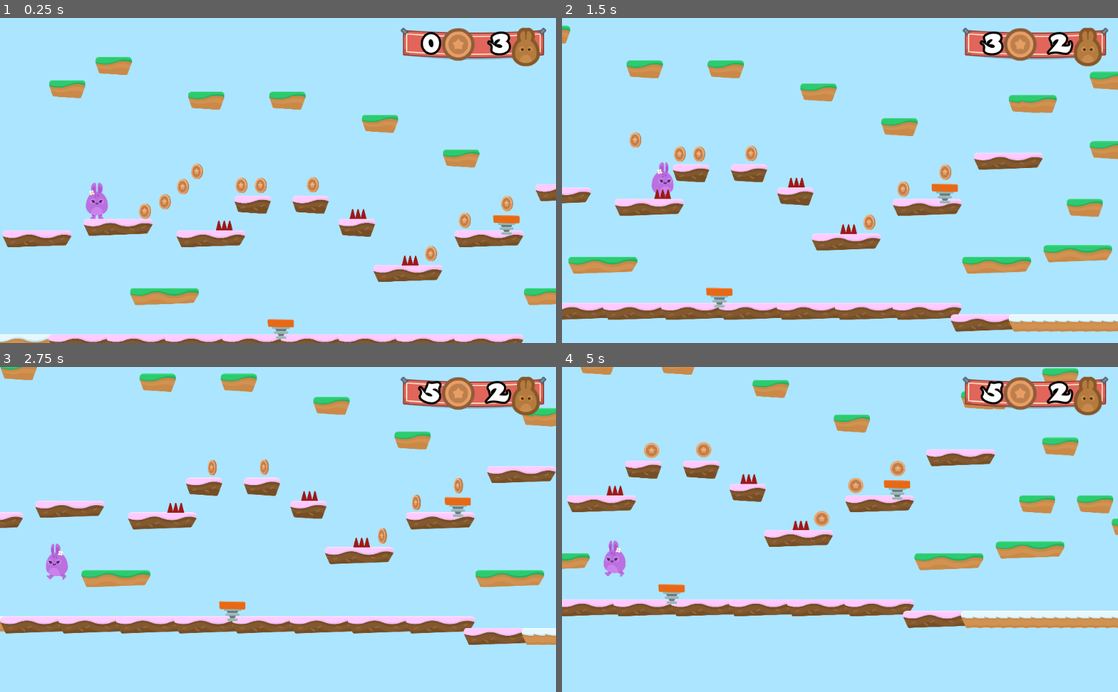
Above: before the commit, frames 1-4 (two rows, left to right).
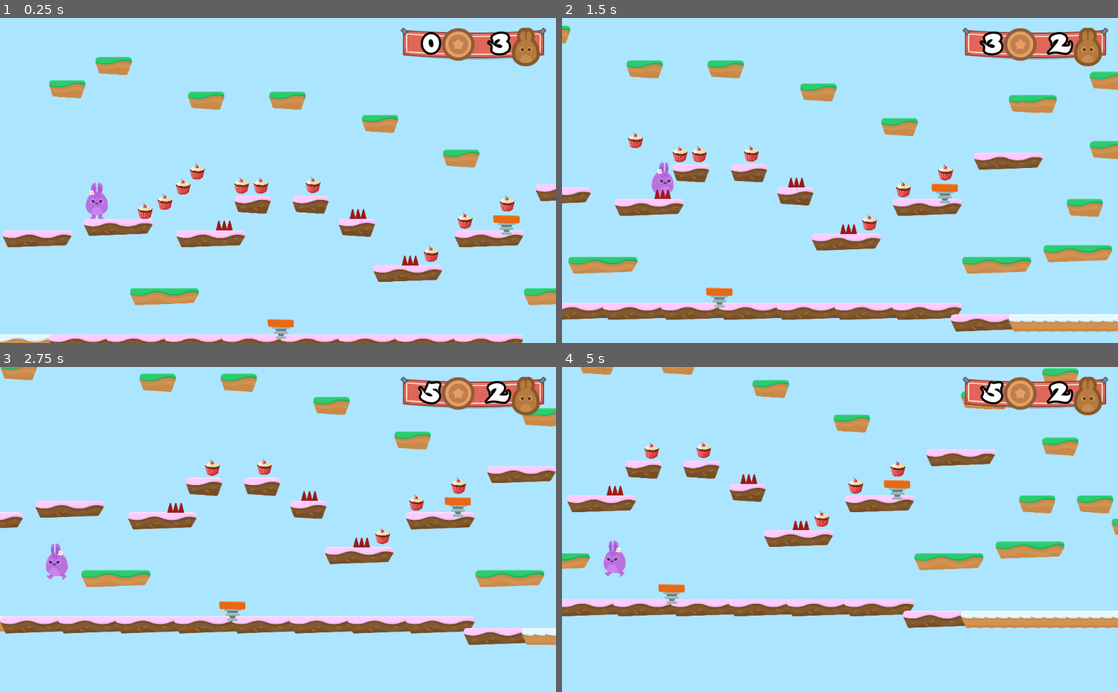
Above: after the commit, the same moments.

Repository: vrudas/hoppy-days
Game: Godot game, scene res://Levels/Level1.tscn
Same seed, same stepped clock (60 frames per second), same inputs: the game is played once before the commit and once after it.
Inputs:
- Up to frame 1 (0.25 s): no input
- Up to frame 2 (1.5 s): hold D (right) from 0.53 s (still down); tap W (jump) at 0.77 s
- Up to frame 3 (2.75 s): tap W (jump) at 1.52 s; release D (right) at 2.03 s; hold A (left) from 2.03 s (still down)
- Up to frame 4 (5 s): release A (left) at 2.78 s; hold D (right) 2.78-4.28 s; tap W (jump) at 3.02, 3.77, 4.52 s; hold A (left) from 4.28 s (still down)

The runs differ from the first frame. In frame 1, 1.0% of the frame differs, in the area x 24-93%, y 44-75%; in frame 2, 0.7%; in frame 3, 0.5%; in frame 4, 0.6%.

Commit message:
Used Cake sprite for Coin item

Diff:
--- a/Items/Coin.tscn
+++ b/Items/Coin.tscn
@@ -1,19 +1,8 @@
-[gd_scene load_steps=10 format=2]
+[gd_scene load_steps=6 format=2]
 
 [ext_resource path="res://SFX/coin_SFX.wav" type="AudioStream" id=1]
-[ext_resource path="res://GFX/Items/bronze_2.png" type="Texture" id=2]
-[ext_resource path="res://GFX/Items/bronze_3.png" type="Texture" id=3]
+[ext_resource path="res://GFX/Items/Coockies/8.png" type="Texture" id=2]
 [ext_resource path="res://Items/Coin.gd" type="Script" id=4]
-[ext_resource path="res://GFX/Items/bronze_4.png" type="Texture" id=5]
-[ext_resource path="res://GFX/Items/bronze_1.png" type="Texture" id=6]
-
-[sub_resource type="SpriteFrames" id=1]
-animations = [ {
-"frames": [ ExtResource( 6 ), ExtResource( 2 ), ExtResource( 3 ), ExtResource( 5 ), ExtResource( 3 ), ExtResource( 2 ) ],
-"loop": true,
-"name": "spin",
-"speed": 10.0
-} ]
 
 [sub_resource type="CircleShape2D" id=2]
 radius = 42.6803
@@ -51,17 +40,14 @@
 [node name="Coin" type="Node2D"]
 script = ExtResource( 4 )
 
-[node name="AnimatedSprite" type="AnimatedSprite" parent="."]
-frames = SubResource( 1 )
-animation = "spin"
-frame = 5
-playing = true
+[node name="Sprite" type="Sprite" parent="."]
+scale = Vector2( 0.7, 0.7 )
+texture = ExtResource( 2 )
 
 [node name="Area2D" type="Area2D" parent="."]
 collision_layer = 8
 
 [node name="CollisionShape2D" type="CollisionShape2D" parent="Area2D"]
-visible = false
 shape = SubResource( 2 )
 
 [node name="AudioStreamPlayer" type="AudioStreamPlayer" parent="."]
--- a/Levels/Level1.tscn
+++ b/Levels/Level1.tscn
@@ -76,6 +76,5 @@
 [node name="BackgroundMusic" type="AudioStreamPlayer" parent="."]
 stream = ExtResource( 4 )
 volume_db = -5.0
-autoplay = true
 
 [node name="GUI" parent="." instance=ExtResource( 7 )]
